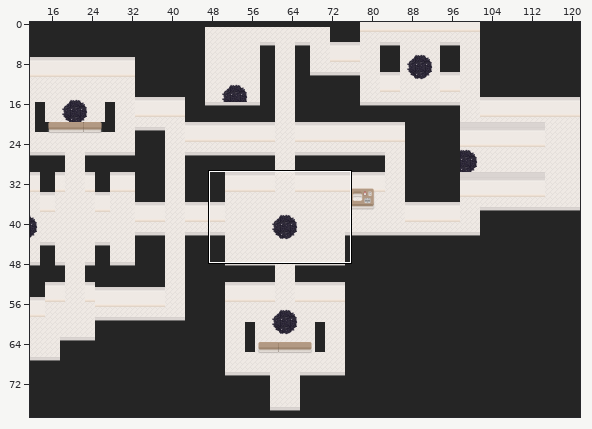
Tiled map -- data/level2.tmx. Above, an overview of the earlier version with the close-up marked.
Close-up. Earlier state:
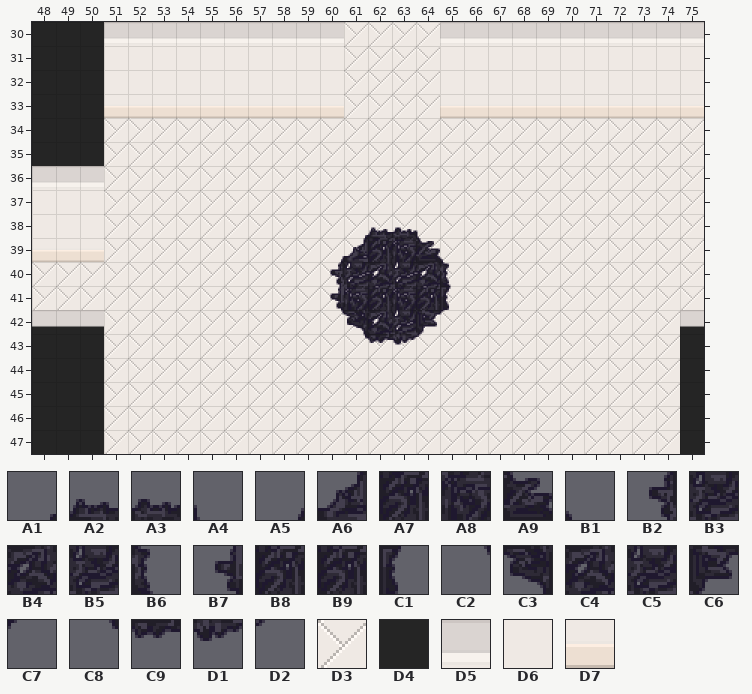
Cells are 48x48 px. Shown: x 48..75, y 30..47. The commit also changed other parts of the map, which this record leaves out.
Key: from "corruption": A1 1, A2 2, A3 3, A4 4, A5 8, A6 9, A7 10, A8 11, A9 12, B1 13, B2 16, B3 17, B4 18, B5 19, B6 21, B7 24, B8 26, B9 28, C1 29, C2 32, C3 33, C4 34, C5 35, C6 36, C7 37, C8 41, C9 42, D1 43, D2 44; from "maptile2": D3 0, D4 1, D5 198, D6 211, D7 243.
__ is an empty cell, ## one hidden under a higher layer.
Layers that did not change in this view are not listed.
Layer "normal background" before, first column x 48:
30 D4 D4 D4 D5 D5 D5 D5 D5 D5 D5 D5 D5 D5 D3 D3 D3 D3 D5 D5 D5 D5 D5 D5 D5 D5 D5 D5 D5
31 D4 D4 D4 D6 D6 D6 D6 D6 D6 D6 D6 D6 D6 D3 D3 D3 D3 D6 D6 D6 D6 D6 D6 D6 D6 D6 D6 D6
32 D4 D4 D4 D6 D6 D6 D6 D6 D6 D6 D6 D6 D6 D3 D3 D3 D3 D6 D6 D6 D6 D6 D6 D6 D6 D6 D6 D6
33 D4 D4 D4 D7 D7 D7 D7 D7 D7 D7 D7 D7 D7 D3 D3 D3 D3 D7 D7 D7 D7 D7 D7 D7 D7 D7 D7 D7
34 D4 D4 D4 D3 D3 D3 D3 D3 D3 D3 D3 D3 D3 D3 D3 D3 D3 D3 D3 D3 D3 D3 D3 D3 D3 D3 D3 D3
35 D4 D4 D4 D3 D3 D3 D3 D3 D3 D3 D3 D3 D3 D3 D3 D3 D3 D3 D3 D3 D3 D3 D3 D3 D3 D3 D3 D3
36 D5 D5 D5 D3 D3 D3 D3 D3 D3 D3 D3 D3 D3 D3 D3 D3 D3 D3 D3 D3 D3 D3 D3 D3 D3 D3 D3 D3
37 D6 D6 D6 D3 D3 D3 D3 D3 D3 D3 D3 D3 D3 D3 D3 D3 D3 D3 D3 D3 D3 D3 D3 D3 D3 D3 D3 D3
38 D6 D6 D6 D3 D3 D3 D3 D3 D3 D3 D3 D3 D3 D3 D3 D3 D3 D3 D3 D3 D3 D3 D3 D3 D3 D3 D3 D3
39 D7 D7 D7 D3 D3 D3 D3 D3 D3 D3 D3 D3 D3 D3 D3 D3 D3 D3 D3 D3 D3 D3 D3 D3 D3 D3 D3 D3
40 D3 D3 D3 D3 D3 D3 D3 D3 D3 D3 D3 D3 D3 D3 D3 D3 D3 D3 D3 D3 D3 D3 D3 D3 D3 D3 D3 D3
41 D3 D3 D3 D3 D3 D3 D3 D3 D3 D3 D3 D3 D3 D3 D3 D3 D3 D3 D3 D3 D3 D3 D3 D3 D3 D3 D3 D3
42 ## ## ## D3 D3 D3 D3 D3 D3 D3 D3 D3 D3 D3 D3 D3 D3 D3 D3 D3 D3 D3 D3 D3 D3 D3 D3 ##
43 ## ## ## D3 D3 D3 D3 D3 D3 D3 D3 D3 D3 D3 D3 D3 D3 D3 D3 D3 D3 D3 D3 D3 D3 D3 D3 ##
44 D4 D4 D4 D3 D3 D3 D3 D3 D3 D3 D3 D3 D3 D3 D3 D3 D3 D3 D3 D3 D3 D3 D3 D3 D3 D3 D3 D4
45 D4 D4 D4 D3 D3 D3 D3 D3 D3 D3 D3 D3 D3 D3 D3 D3 D3 D3 D3 D3 D3 D3 D3 D3 D3 D3 D3 D4
46 D4 D4 D4 D3 D3 D3 D3 D3 D3 D3 D3 D3 D3 D3 D3 D3 D3 D3 D3 D3 D3 D3 D3 D3 D3 D3 D3 D4
47 D4 D4 D4 D3 D3 D3 D3 D3 D3 D3 D3 D3 D3 D3 D3 D3 D3 D3 D3 D3 D3 D3 D3 D3 D3 D3 D3 D4
Layer "corrupted background" before, first column x 48:
30 __ __ __ __ __ __ __ __ __ __ __ __ __ __ __ __ __ __ __ __ __ __ __ __ __ __ __ __
31 __ __ __ __ __ __ __ __ __ __ __ __ __ __ __ __ __ __ __ __ __ __ __ __ __ __ __ __
32 __ __ __ __ __ __ __ __ __ __ __ __ __ __ __ __ __ __ __ __ __ __ __ __ __ __ __ __
33 __ __ __ __ __ __ __ __ __ __ __ __ __ __ __ __ __ __ __ __ __ __ __ __ __ __ __ __
34 __ __ __ __ __ __ __ __ __ __ __ __ __ __ __ __ __ __ __ __ __ __ __ __ __ __ __ __
35 __ __ __ __ __ __ __ __ __ __ __ __ __ __ __ __ __ __ __ __ __ __ __ __ __ __ __ __
36 __ __ __ __ __ __ __ __ __ __ __ __ __ __ __ __ __ __ __ __ __ __ __ __ __ __ __ __
37 __ __ __ __ __ __ __ __ __ __ __ __ __ __ __ __ __ __ __ __ __ __ __ __ __ __ __ __
38 __ __ __ __ __ __ __ __ __ __ __ __ __ A1 A2 A3 A4 __ __ __ __ __ __ __ __ __ __ __
39 __ __ __ __ __ __ __ __ __ __ __ __ A5 A6 A7 A8 A9 B1 __ __ __ __ __ __ __ __ __ __
40 __ __ __ __ __ __ __ __ __ __ __ __ B2 B3 B4 B5 B4 B6 __ __ __ __ __ __ __ __ __ __
41 __ __ __ __ __ __ __ __ __ __ __ __ B7 A8 B8 A8 B9 C1 __ __ __ __ __ __ __ __ __ __
42 __ __ __ __ __ __ __ __ __ __ __ __ C2 C3 C4 C5 C6 C7 __ __ __ __ __ __ __ __ __ __
43 __ __ __ __ __ __ __ __ __ __ __ __ __ C8 C9 D1 D2 __ __ __ __ __ __ __ __ __ __ __
44 __ __ __ __ __ __ __ __ __ __ __ __ __ __ __ __ __ __ __ __ __ __ __ __ __ __ __ __
45 __ __ __ __ __ __ __ __ __ __ __ __ __ __ __ __ __ __ __ __ __ __ __ __ __ __ __ __
46 __ __ __ __ __ __ __ __ __ __ __ __ __ __ __ __ __ __ __ __ __ __ __ __ __ __ __ __
47 __ __ __ __ __ __ __ __ __ __ __ __ __ __ __ __ __ __ __ __ __ __ __ __ __ __ __ __
After:
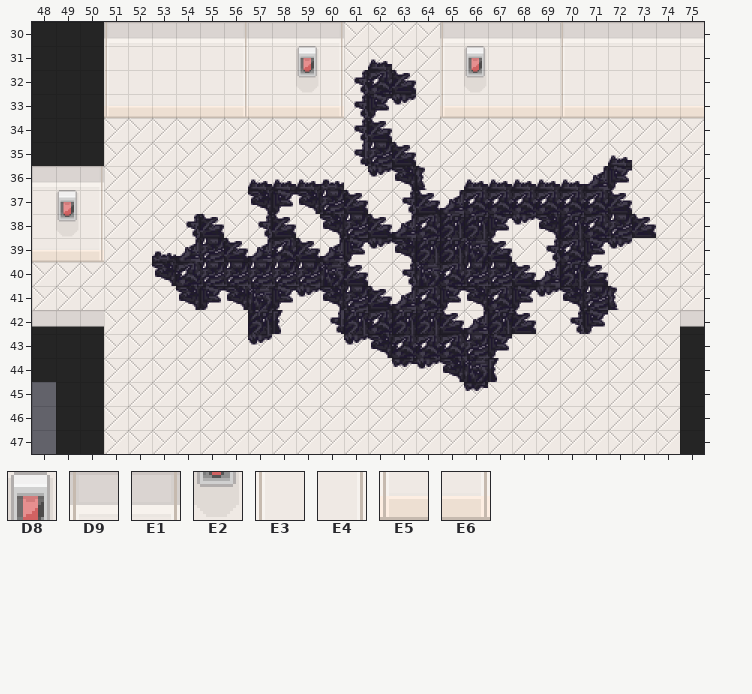
Further tiles: from "maptile2": D8 193, D9 200, E1 201, E2 209, E3 216, E4 217, E5 248, E6 249.
The exact change:
Changed rows in their new state; .. is an unchanged cell.
Layer "normal background":
first column x 49:
30 .. .. D9 .. .. .. .. E1 .. .. .. E1 .. .. .. .. D9 .. .. .. .. D9
31 .. .. E3 .. .. .. .. E4 .. .. D8 E4 .. .. .. .. E3 D8 .. .. .. E3
32 .. .. E3 .. .. .. .. E4 .. .. E2 E4 .. .. .. .. E3 E2 .. .. .. E3
33 .. .. E5 .. .. .. .. E6 .. .. .. E6 .. .. .. .. E5 .. .. .. .. E5
36 .. E1 .. .. .. .. .. .. .. .. .. .. .. .. .. .. .. .. .. .. .. ..
37 D8 E4 .. .. .. .. .. .. .. .. .. .. .. .. .. .. .. .. .. .. .. ..
38 E2 E4 .. .. .. .. .. .. .. .. .. .. .. .. .. .. .. .. .. .. .. ..
39 .. E6 .. .. .. .. .. .. .. .. .. .. .. .. .. .. .. .. .. .. .. ..
first column x 48:
45 __
46 __
47 __
Layer "corrupted background":
first column x 53:
31 .. .. .. .. .. .. .. .. .. A2 .. .. .. .. .. .. .. .. .. .. ..
32 .. .. .. .. .. .. .. .. B2 B4 A9 .. .. .. .. .. .. .. .. .. ..
33 .. .. .. .. .. .. .. .. B2 C6 D1 .. .. .. .. .. .. .. .. .. ..
34 .. .. .. .. .. .. .. .. B2 A9 .. .. .. .. .. .. .. .. .. .. ..
35 .. .. .. .. .. .. .. .. B7 B5 A9 .. .. .. .. .. .. .. .. A2 ..
36 .. .. .. .. A2 A2 A2 A3 .. D1 C3 B6 .. A2 A2 A2 A2 A2 A6 C6 ..
37 .. .. .. .. C3 C6 C3 B5 A9 .. B2 A9 A6 B4 B4 B4 B4 B4 B4 A9 ..
38 .. B2 A9 .. B2 A9 .. C3 B5 A9 A6 B4 B8 B8 C6 D1 C3 B8 B4 B5 A9
39 A3 A6 B5 A9 A6 B4 A9 A6 C6 D1 C3 B8 B8 A8 A9 .. B2 B4 C6 D1 ..
40 C3 B4 B5 B5 B5 B5 B5 A8 A9 __ B2 A8 B4 B5 B5 A9 A6 B8 A9 .. ..
41 .. C3 C6 C3 A8 C6 D1 C3 B5 A9 A6 B4 C6 C3 B4 C6 D1 C3 B5 B6 ..
42 .. .. .. .. B8 C1 .. B7 B8 .. B8 B8 A9 A6 B8 A9 .. B2 C6 .. ..
43 .. .. .. .. D1 .. .. .. D1 C3 B4 B4 B4 B5 C6 .. .. .. .. .. ..
44 .. .. .. .. .. .. .. .. .. .. C9 D1 C3 A8 C1 .. .. .. .. .. ..
45 .. .. .. .. .. .. .. .. .. .. .. .. .. C9 .. .. .. .. .. .. ..
Where, in picture pixels (left, top, right, bottom), the same in both close-ups:
changed: (104, 22, 109, 117)
changed: (152, 22, 656, 391)
changed: (56, 166, 104, 261)
removed: (32, 382, 56, 454)
